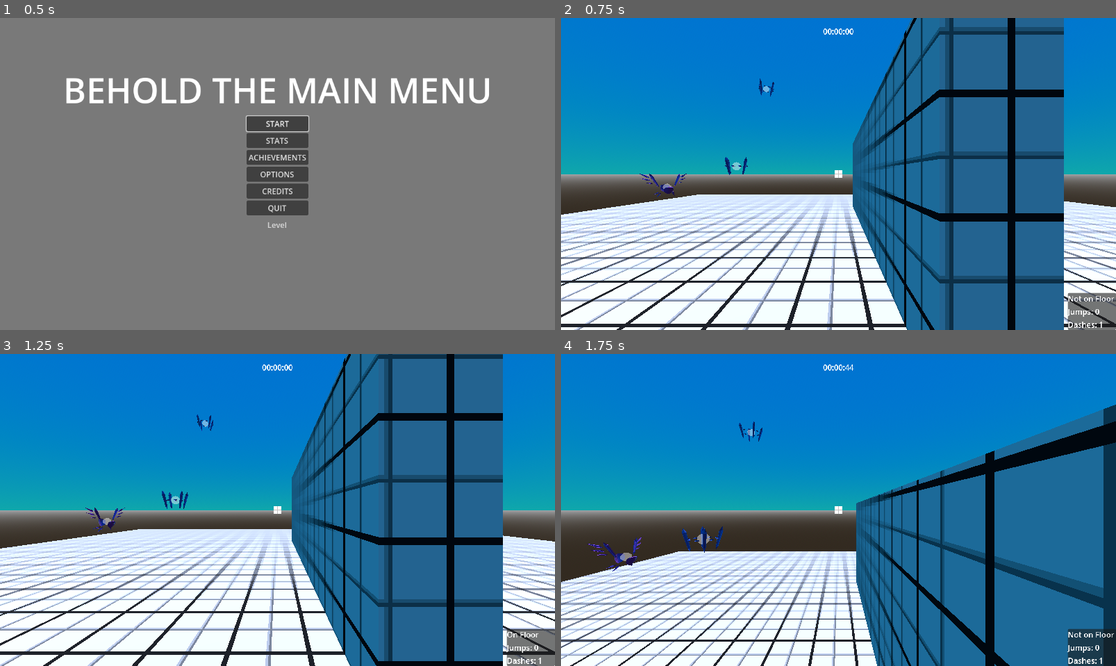
Above: before the commit, frames 1-4 (two rows, left to right).
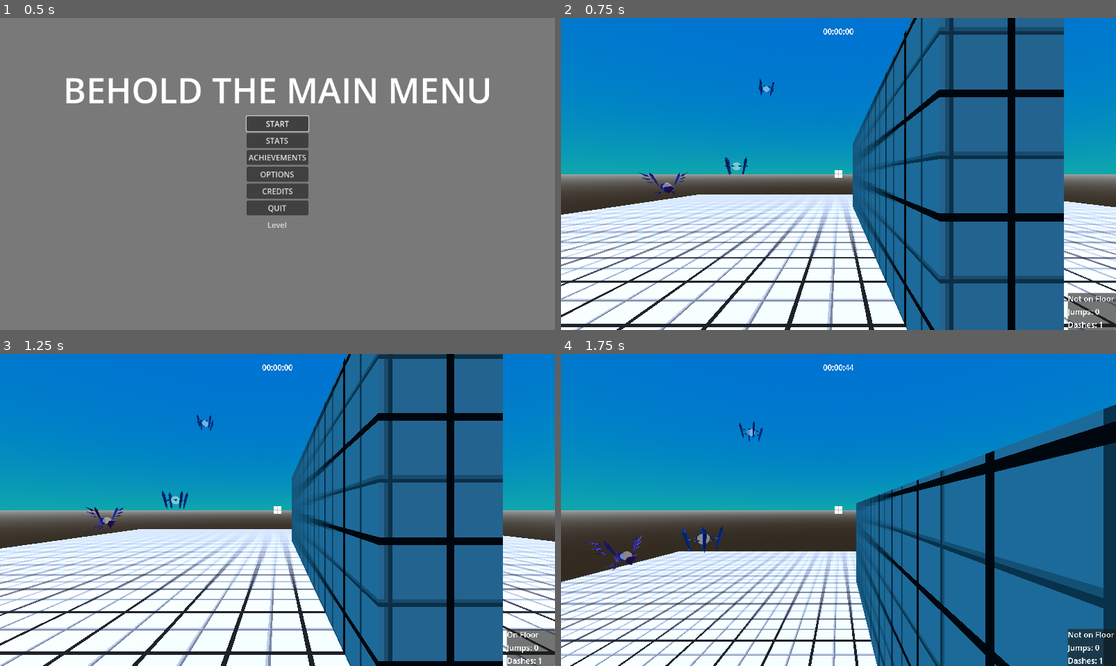
Above: after the commit, the same moments.

Repository: lucasrumney94/GodotGoneWild
Game: Godot game, scene res://Main/main_menu.tscn
Same seed, same stepped clock (60 frames per second), same inputs: the game is played once before the commit and once after it. The engine's default icon, where the game draws it, is replaced by a stand-in: a white triangle on a blue panel in a dark square.
Inputs (mouse positions are in pixels of both pictures, inside the frame that each line leads up to):
- Up to frame 1 (0.5 s): no input
- Up to frame 2 (0.75 s): click "START" at 0.5 s
- Up to frame 3 (1.25 s): no input
- Up to frame 4 (1.75 s): move the mouse to (866, 510) at 1.27 s; hold W (move_forward) from 1.28 s (still down); click (866, 510) at 1.35 s; tap Space (jump) at 1.52 s

Frame 1 is identical in both runs. In frame 2, 0.1% of the frame differs, in the area x 14-23%, y 49-58%; in frame 3, 0.1%; in frame 4, 0.2%, in the area x 4-15%, y 58-70%.

Commit message:
cleaned up mobile enemy

Diff:
--- a/godot-wild-tower/Objects/Enemies/MobileEnemy.tscn
+++ b/godot-wild-tower/Objects/Enemies/MobileEnemy.tscn
@@ -1,8 +1,7 @@
-[gd_scene load_steps=44 format=4 uid="uid://c08aetbdbnjbc"]
+[gd_scene load_steps=43 format=4 uid="uid://c08aetbdbnjbc"]
 
 [ext_resource type="Script" path="res://Objects/Enemies/mobileenemy.gd" id="1_mogi5"]
 [ext_resource type="PackedScene" uid="uid://bonck86xrxwj0" path="res://Objects/Enemies/outliner_component.tscn" id="2_ols3i"]
-[ext_resource type="PackedScene" path="res://Objects/Enemies/Elohim.glb" id="2_qkh8i"]
 [ext_resource type="Shader" path="res://Objects/Enemies/outline_shader.gdshader" id="3_bpq0n"]
 [ext_resource type="Script" path="res://Objects/Enemies/death_component.gd" id="4_f2uvk"]
 [ext_resource type="PackedScene" uid="uid://deydyoodbbk77" path="res://Objects/Enemies/explosion_particles.tscn" id="5_x5ve6"]
@@ -606,19 +605,11 @@
 transform = Transform3D(1, 0, 0, 0, 1, 0, 0, 0, 1, 0, 1.35, 0)
 shape = SubResource("CylinderShape3D_8n1er")
 
-[node name="MeshInstance3D" type="MeshInstance3D" parent="."]
-transform = Transform3D(1, 0, 0, 0, 1, 0, 0, 0, 1, 0, 0.5, 0)
-visible = false
-
-[node name="Elohim" parent="." instance=ExtResource("2_qkh8i")]
-transform = Transform3D(1, 0, 0, 0, 1, 0, 0, 0, 1, 0, 0, -0.05)
-visible = false
-
 [node name="MobileEnemy" type="Node3D" parent="."]
 transform = Transform3D(1, 0, 0, 0, 1, 0, 0, 0, 1, 0, 0.75, 0)
 
 [node name="Core" type="MeshInstance3D" parent="MobileEnemy" groups=["explode"]]
-transform = Transform3D(1, 0, 0, 0, 1, 0, 0, 0, 1, 0, 0.7, 0.05)
+transform = Transform3D(1, 0, 0, 0, 1, 0, 0, 0, 1, 0, 0.75, 0.05)
 mesh = SubResource("ArrayMesh_kxcgi")
 skeleton = NodePath("")
 
